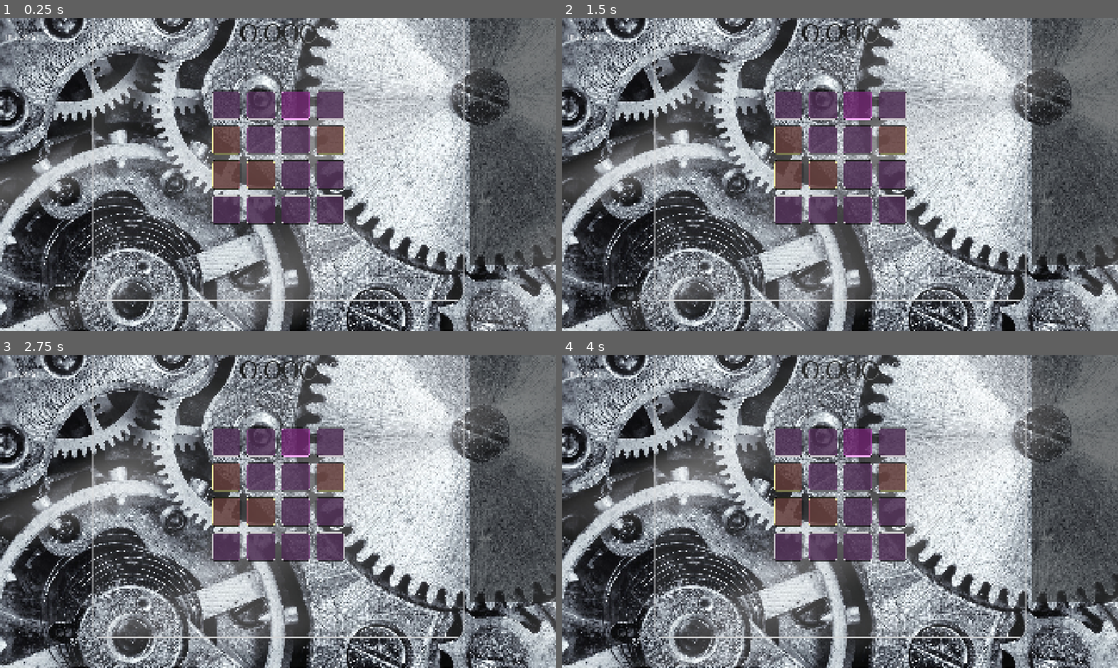
Above: before the commit, frames 1-4 (two rows, left to right).
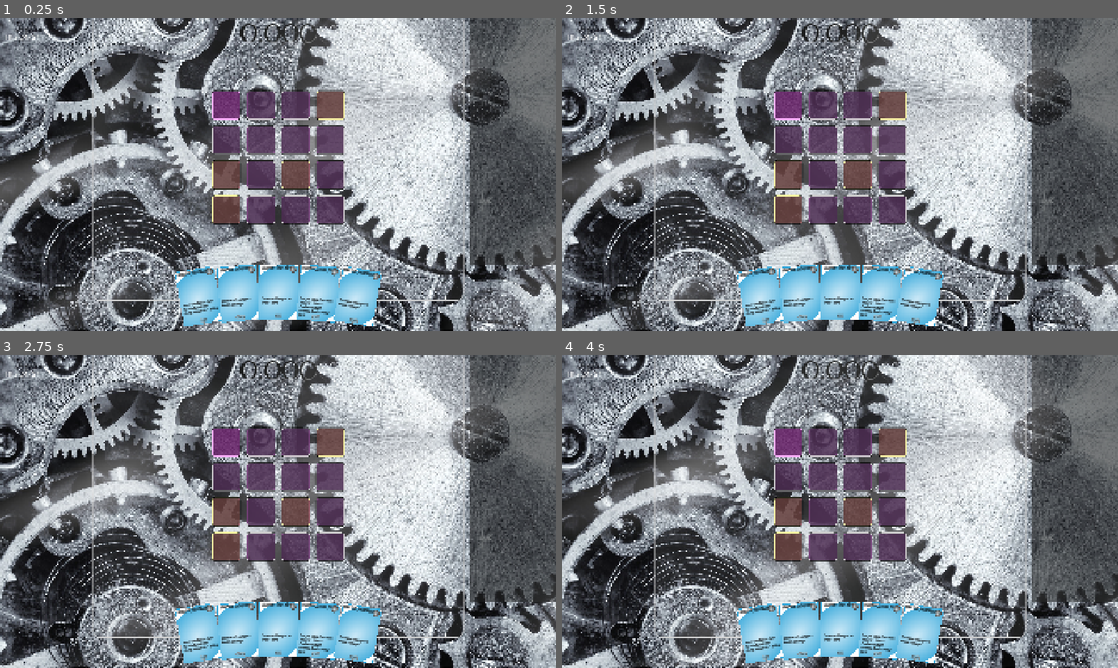
Above: after the commit, the same moments.

Repository: rosswolf/Tourbillon
Game: Godot game, scene res://src/scenes/game.tscn
Two runs of this game, one before a commit and one after it. Both use one fixed random seed, a clock stepped at 60 frames per second and the inputs below. Sound files missing from this copy of the repository are replaced by a short silence.
Inputs (mouse positions are in pixels of both pictures, inside the frame that each line leads up to):
- Up to frame 1 (0.25 s): no input
- Up to frame 2 (1.5 s): click (789, 105) at 0.52 s; click (823, 105) at 1.27 s
- Up to frame 3 (2.75 s): click (294, 442) at 2.02 s
- Up to frame 4 (4 s): click (890, 442) at 2.77 s; click (789, 477) at 3.52 s

The runs differ from the first frame. In frame 1, 7.2% of the frame differs, in the area x 31-69%, y 23-99%; in frame 2, 7.2%; in frame 3, 7.2%; in frame 4, 7.2%.
Error before the commit: Parse Error: Identifier "first_key" not declared in the current scope. (res://src/scenes/data/static_data.gd:482)

Commit message:
fix: Resolve scope error in convert_array_to_nested_dict
- Fixed 'first_key' identifier not declared error
- Added sample_key variable to capture key name outside loop scope
- Maintains debug logging without compilation errors

🤖 Generated with [Claude Code](https://claude.ai/code)

Co-Authored-By: Claude <noreply@anthropic.com>

Diff:
--- a/elastic-app/app/src/scenes/data/static_data.gd
+++ b/elastic-app/app/src/scenes/data/static_data.gd
@@ -466,6 +466,7 @@
 	"""Convert array of records to nested dictionary using first field as key"""
 	#TYPE_EXEMPTION(Dictionary values are dynamic JSON objects)
 	var result_dict: Dictionary = {}
+	var sample_key = ""
 
 	for record in data_array:
 		if record.size() > 0:
@@ -473,13 +474,16 @@
 			var first_key = record.keys()[0]
 			var key_value = record[first_key]
 
+			if sample_key.is_empty():
+				sample_key = first_key
+
 			# Use the value of the first field as the dictionary key
 			result_dict[key_value] = record
 		else:
 			printerr("Empty record found in data array")
 			return {}
 
-	print("[DEBUG] Created dictionary with ", result_dict.size(), " entries, first key: '", first_key, "'")
+	print("[DEBUG] Created dictionary with ", result_dict.size(), " entries using key: '", sample_key, "'")
 	return result_dict
 
 # Convenience method for getting an integer configuration_data value
